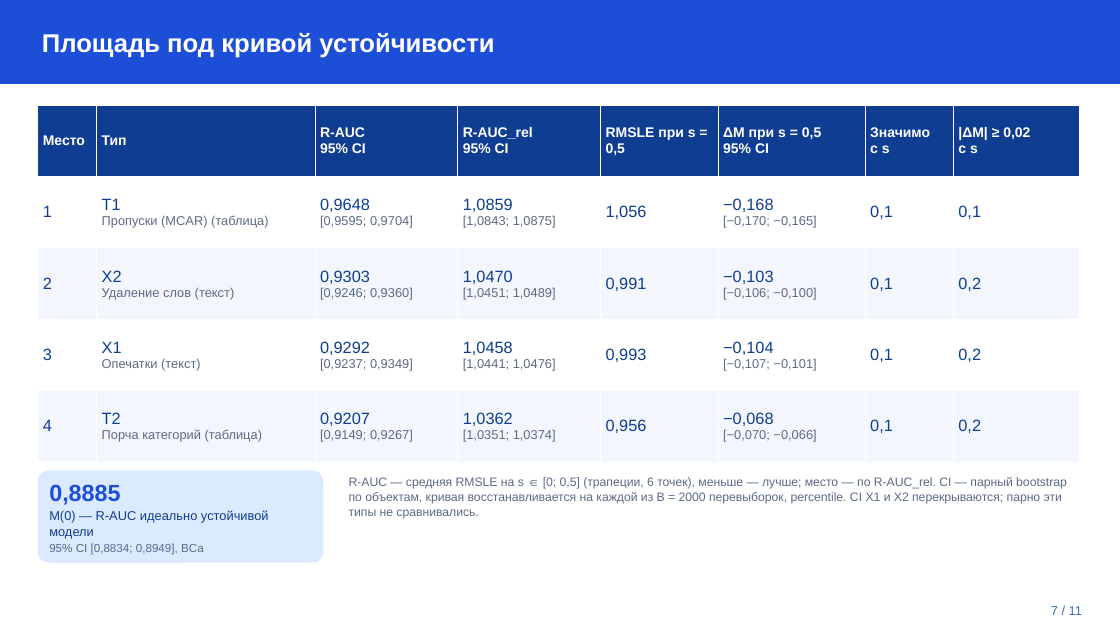
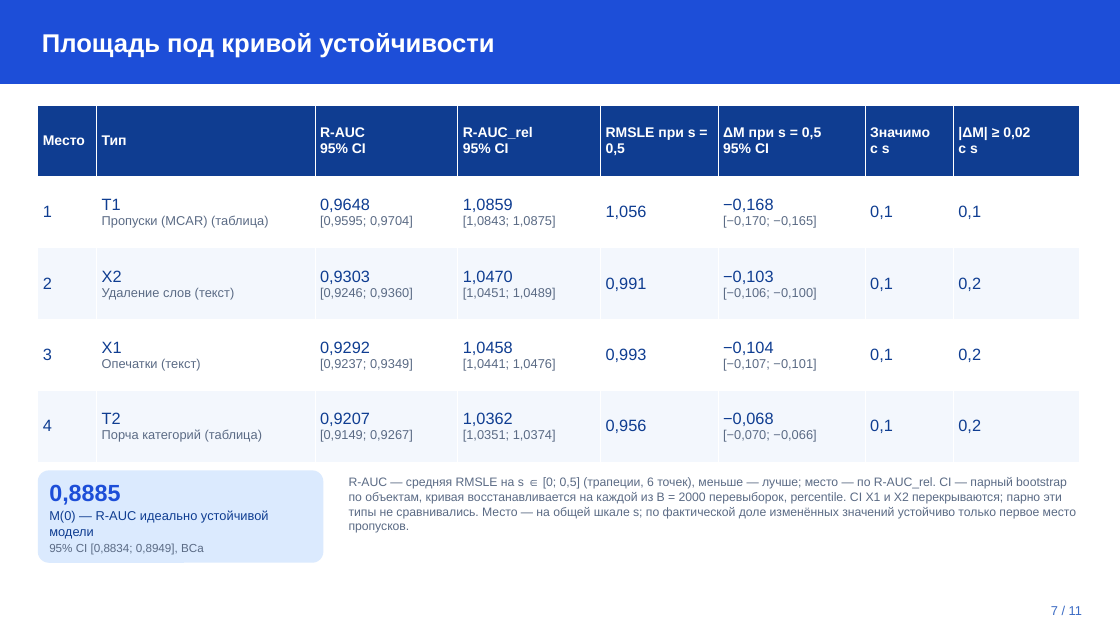
Before and after one commit to DeaDog911/ai-security, a slide deck: slide 7 of presentations/ПР2 Устойчивость к шуму.pptx. Drawn at 1120x630 pixels with LibreOffice and Linux fonts; fonts in the diff are those of the drawing. Boxes give left, top, right and bottom in pixels: in the first picture for what was removed or moved away, otherwise in the second. Text is boxed around its words. In the diff, an @@ line names an element or a change of style, - is before the commit and + after.

```diff
--- a/presentations/ПР2 Устойчивость к шуму.pptx
+++ b/presentations/ПР2 Устойчивость к шуму.pptx
@@ text at [349,477,1076,533]: text changed @@
-R-AUC — средняя RMSLE на s ∈ [0; 0,5] (трапеции, 6 точек), меньше — лучше; место — по R-AUC_rel. CI — парный bootstrap по объектам, кривая восстанавливается на каждой из B = 2000 перевыборок, percentile. CI X1 и X2 перекрываются; парно эти типы не сравнивались.
+R-AUC — средняя RMSLE на s ∈ [0; 0,5] (трапеции, 6 точек), меньше — лучше; место — по R-AUC_rel. CI — парный bootstrap по объектам, кривая восстанавливается на каждой из B = 2000 перевыборок, percentile. CI X1 и X2 перекрываются; парно эти типы не сравнивались. Место — на общей шкале s; по фактической доле изменённых значений устойчиво только первое место пропусков.
```
Also in this commit, not shown: 2 other slides changed, 9 other files.
